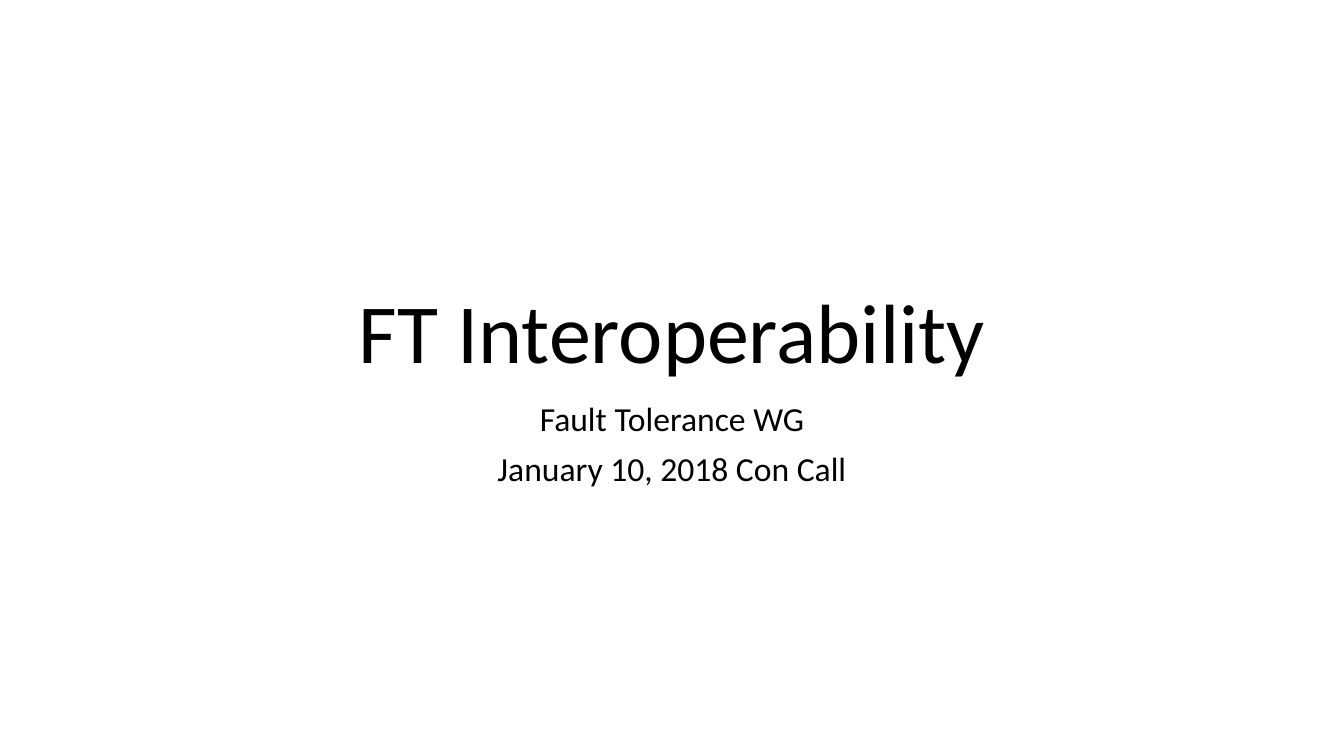
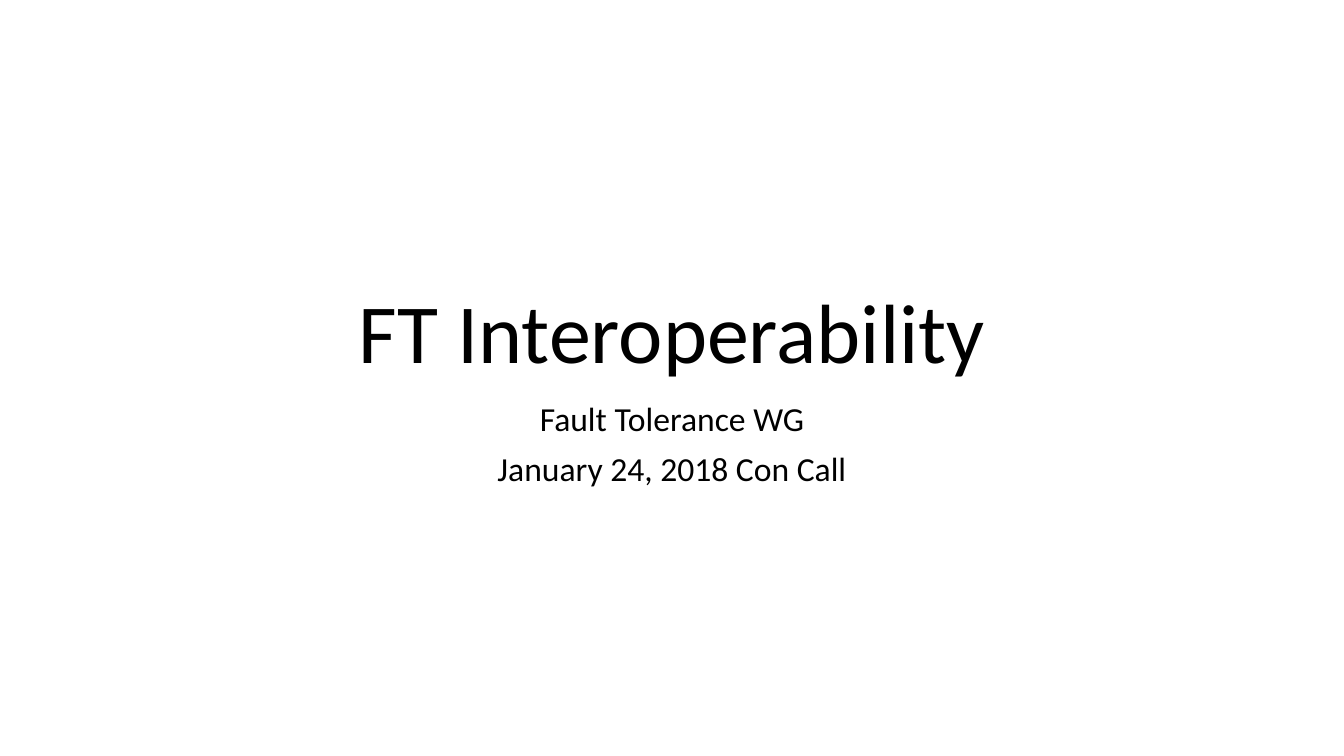
Before and after one commit to mpiwg-ft/ft-issues, a slide deck: slide 1 of slides/2018-01-24-FT-Interop.pptx. Drawn at 1344x756 pixels with LibreOffice and Linux fonts; fonts in the diff are those of the drawing. Boxes give left, top, right and bottom in pixels: in the first picture for what was removed or moved away, otherwise in the second. Text is boxed around its words. In the diff, an @@ line names an element or a change of style, - is before the commit and + after.

```diff
--- a/slides/2018-01-24-FT-Interop.pptx
+++ b/slides/2018-01-24-FT-Interop.pptx
@@ subtitle at [497, 457, 846, 487]: text changed @@
-January 10, 2018 Con Call
+January 24, 2018 Con Call
```
Also in this commit, not shown: 1 other file.
